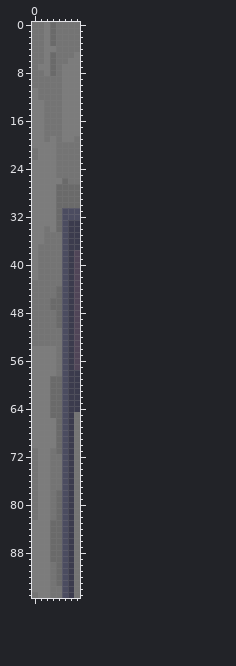
Pixel-art file -- Assets/Art/Aseprite/OfficeWallCornerTop.aseprite. The picture above is the old version.
8x96 pixels, 1 frame. Colours within 5 levels of each other are drawn and written as one.
The same view after the edit:
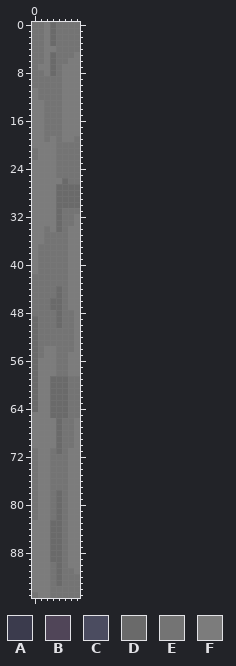
Palette (. is transparent): A #3b3b4d  B #504558  C #4b4c60  D #6a6a6a  E #747474  F #7c7c7c
From old to new:
@@ x 0..7 @@
 30 FFFFDDDD
-31 FFFFDCCC
-32 FFFFDCCC
-33 FFFFDCAA
-34 FFEFDCAA
-35 FFEEECAA
-36 FFEEECAA
-37 FEEEECAA
-38 FEEEECAB
-39 FEEEECAB
-40 FEEEECAB
-41 FEEEECAB
-42 FEEEECAB
-43 EEEEECAB
-44 EEEEDCAB
-45 EEEEDCAB
-46 EEEDDCAB
-47 EEEDDCAB
-48 EEEEDCAB
-49 EEEEDCAB
-50 EEEEDCAB
-51 EEEEECAB
-52 EEEEECAB
-53 EEEEECAB
-54 FFFFECAB
-55 FFFFECAB
-56 FFFFECAB
-57 FFFFECAB
-58 FFFFECAA
-59 FFFDDCAA
-60 FFFDDCAA
-61 FFFDDCAA
-62 FFFDDCAA
-63 FFFDDCAA
-64 FFFDDCAA
-65 FFFDDCAE
-66 FFFFDCAE
-67 FFFFDCAE
-68 FFFFDCAE
-69 FFFFDCAE
-70 FFFFDCAE
-71 EFFEDCAE
-72 EFFEECAE
-73 EFFEECAE
-74 EFFEECAE
-75 EFFEECAE
-76 EFFEECAE
-77 EFFEECAE
-78 EFFEDCAE
-79 EFFEDCAE
-80 EFFEDCAE
-81 EFFEDCAE
-82 EFFEDCAE
-83 FFFDDCAE
-84 FFFDDCAE
-85 FFFDDCAE
-86 FFFDDCAE
-87 FFFDDCAE
-88 FFFDDCAE
-89 FFFDDCAE
-90 FFFEDCAE
-91 FFFEDCAE
-92 FFFEDCAE
-93 FFFEDCAE
-94 FFFEECAE
-95 EFFEECAE
+31 FFFFDEEE
+32 FFFFDEEF
+33 FFFFDEEF
+34 FFEFDEFF
+35 FFEEEEFF
+36 FFEEEEFF
+37 FEEEEEFF
+38 FEEEEEFF
+39 FEEEEEFF
+40 FEEEEEFF
+41 FEEEEEFF
+42 EEEEEEFF
+43 EEEEEEFF
+44 EEEEDEFF
+45 EEEEDEFF
+46 EEEDDEFF
+47 EEEDDEFF
+48 EEEEDEEF
+49 DEEEDEEF
+50 DEEEDEEF
+51 DEEEEEEF
+52 DEEEEEEF
+53 DEEEEEEF
+54 DEFFEEEF
+55 DEFFEEFF
+56 DFFFEEFF
+57 DFFFEEFF
+58 DFFFEEFF
+59 DFFDDDEE
+60 DFFDDDEE
+61 DFFDDDEE
+62 DFFDDDEE
+63 DFFDDDEE
+64 DFFDDDEE
+65 FFFDDDEE
+66 FFFFDEEF
+67 FFFFDEEF
+68 FFFFDEEF
+69 FFFFDEEF
+70 FFFFDEEF
+71 EFFEDEFF
+72 EFFEEEFF
+73 EFFEEEFF
+74 EFFEEEFF
+75 EFFEEEFF
+76 EFFEEEFF
+77 EFFEEEFF
+78 EFFEDEFF
+79 EFFEDEFF
+80 EFFEDEFF
+81 EFFEDEFF
+82 EFFEDEFF
+83 FFFDDEFF
+84 FFFDDEFF
+85 FFFDDEFF
+86 FFFDDEFF
+87 FFFDDEFF
+88 FFFDDEFF
+89 FFFDDEFF
+90 FFFEDEFF
+91 FFFEDEEF
+92 FFFEDEEE
+93 FFFEDEEE
+94 FFFEEEEE
+95 EFFEEEEE
